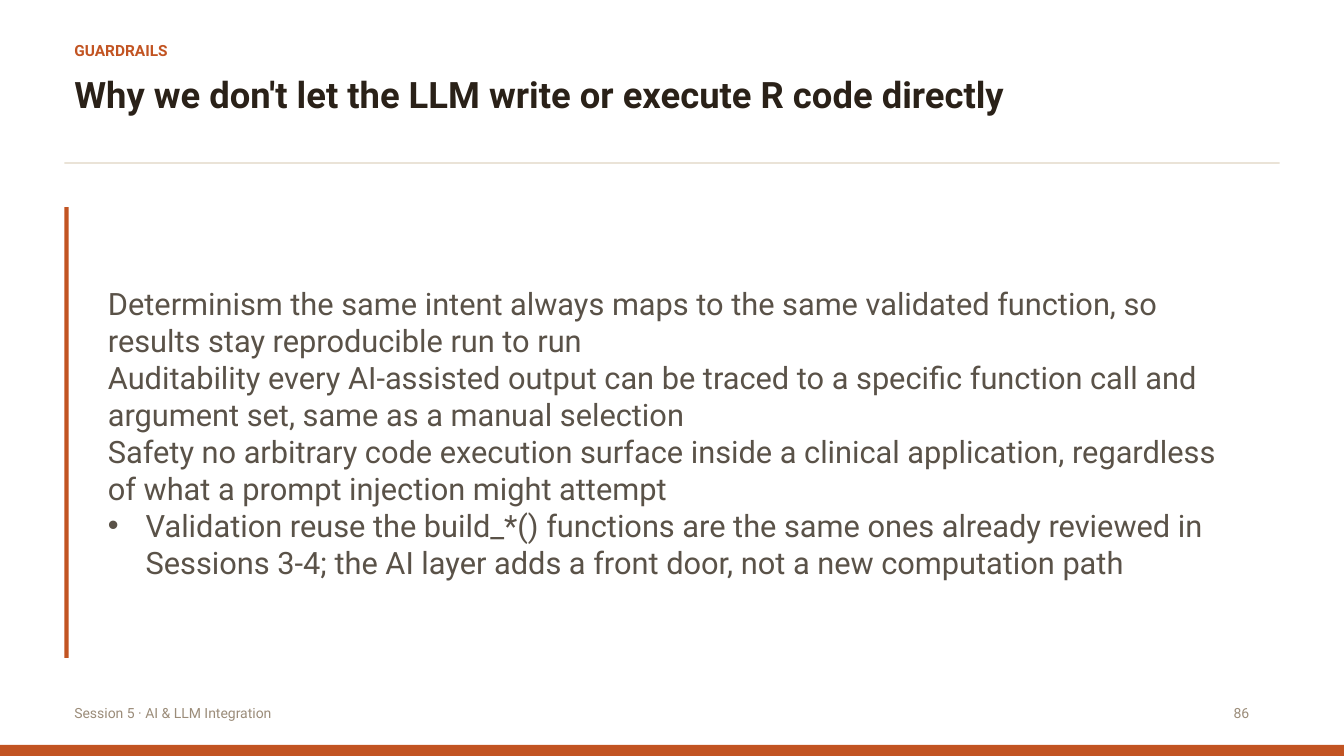
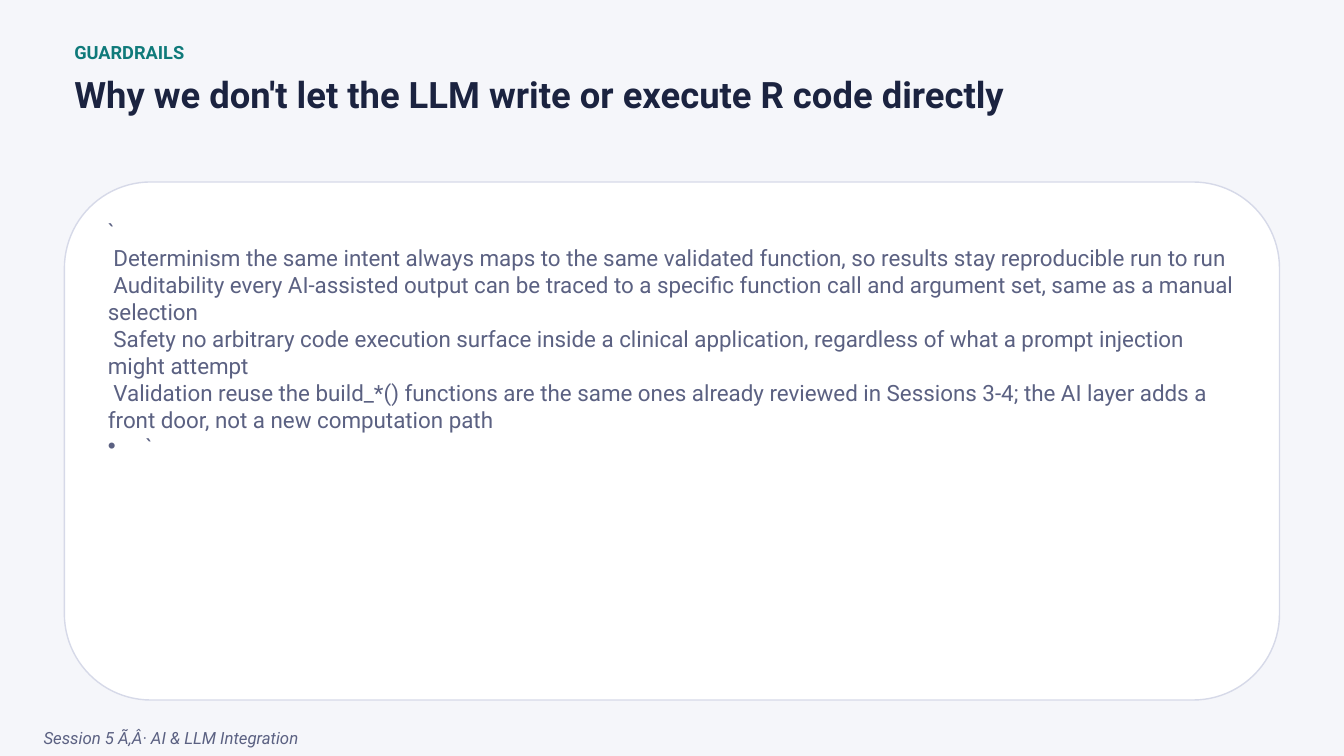
Before and after one commit to itsmdivakaran/IASCT-RShiny-Workshop, a slide deck: slide 86 of IASCT_Shiny_Workshop.pptx (slide 105 before the commit). Drawn at 1344x756 pixels with LibreOffice and Linux fonts; fonts in the diff are those of the drawing. Boxes give left, top, right and bottom in pixels: in the first picture for what was removed or moved away, otherwise in the second. Text is boxed around its words. In the diff, an @@ line names an element or a change of style, - is before the commit and + after.

```diff
--- a/IASCT_Shiny_Workshop.pptx
+++ b/IASCT_Shiny_Workshop.pptx
@@ background #FFFFFF to #F5F6FA @@
@@ text "GUARDRAILS" at box(74, 46, 184, 59): size 11 to 13 pt, text colour #C25422 to #0F7A7A @@
@@ text "Why we don't let the ..." at box(74, 80, 1004, 116): text colour #2A2118 to #1B2340 @@
@@ rectangle removed at box(65, 162, 1280, 163) @@
@@ rectangle removed at box(65, 208, 69, 658) @@
@@ rounded rectangle added at box(65, 182, 1280, 701), fill #FFFFFF, outline #D6D9E8 1 pt @@
@@ text "` Determinism the same intent ..." at box(108, 249, 1233, 433): vertical alignment middle to top @@
@@ text at box(108, 249, 1233, 433): text changed; size 22 to 16 pt; text colour #5A5248 to #5B6182 @@
-• Determinism the same intent always maps to the same validated function, so results stay reproducible run to run
-  Auditability every AI-assisted output can be traced to a specific function call and argument set, same as a manual selection
-  Safety no arbitrary code execution surface inside a clinical application, regardless of what a prompt injection might attempt
-  Validation reuse the build_*() functions are the same ones already reviewed in Sessions 3-4; the AI layer adds a front door, not a new computation path
+• `
+  Determinism the same intent always maps to the same validated function, so results stay reproducible run to run
+  Auditability every AI-assisted output can be traced to a specific function call and argument set, same as a manual selection
+  Safety no arbitrary code execution surface inside a clinical application, regardless of what a prompt injection might attempt
+  Validation reuse the build_*() functions are the same ones already reviewed in Sessions 3-4; the AI layer adds a front door, not a new computation path
+  `
@@ text removed at box(1234, 708, 1250, 718) @@
-86
@@ rectangle removed at box(0, 745, 1344, 756) @@
@@ text at box(44, 729, 298, 748): text changed; size 10 to 12 pt; text colour #9B8C79 to #5B6182; italic on @@
-Session 5 · AI & LLM Integration
+Session 5 Ã‚Â· AI & LLM Integration
```
Also in this commit, not shown: 105 other slides changed, 2 slides added, 21 slides removed, 5 other files.
